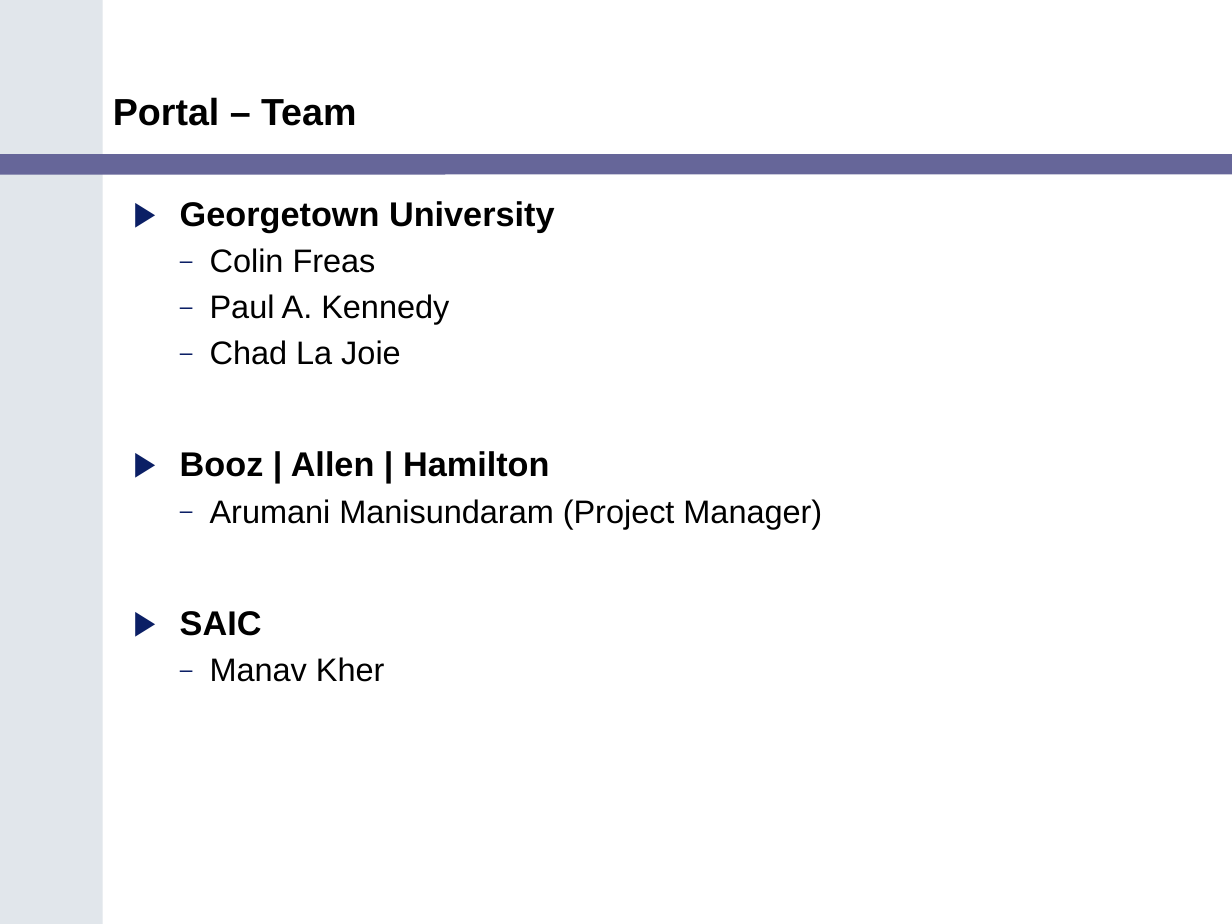
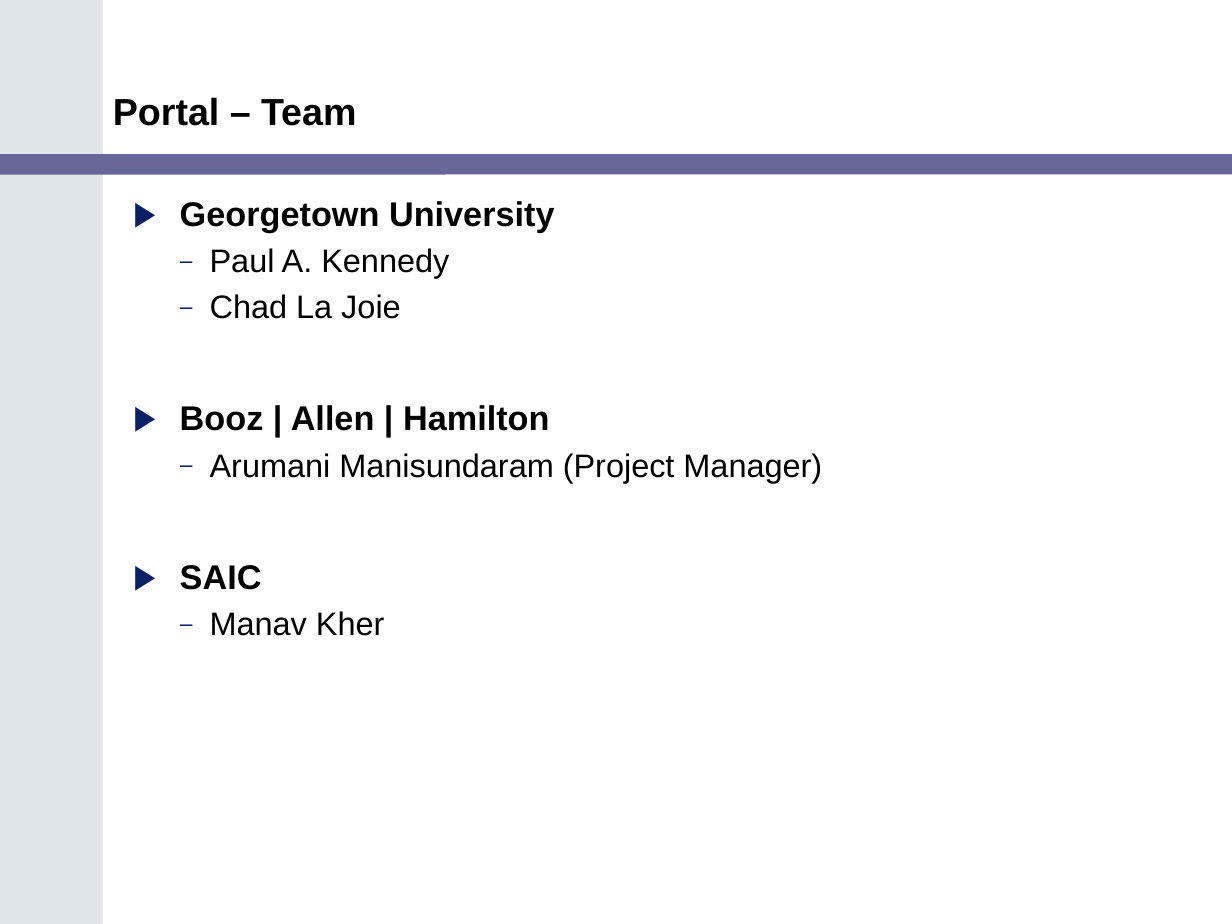
Before and after one commit to NCIP/cagrid-portal, a slide deck: slide 19 of cagrid-1-0/Documentation/presentations/200607_VCDE_ARCH/Portal_Arch_VCDE_2006_07.ppt. Drawn at 1232x924 pixels with LibreOffice and Linux fonts; fonts in the diff are those of the drawing; background and template pictures are left out. Boxes give left, top, right and bottom in pixels: in the first picture for what was removed or moved away, otherwise in the second. Text is boxed around its words. In the diff, an @@ line names an element or a change of style, - is before the commit and + after.

```diff
--- a/cagrid-1-0/Documentation/presentations/200607_VCDE_ARCH/Portal_Arch_VCDE_2006_07.ppt
+++ b/cagrid-1-0/Documentation/presentations/200607_VCDE_ARCH/Portal_Arch_VCDE_2006_07.ppt
@@ text at bbox=[210, 248, 376, 273]: paragraph removed @@
-  – Colin Freas
```
Also in this commit, not shown: 4 other slides changed.
